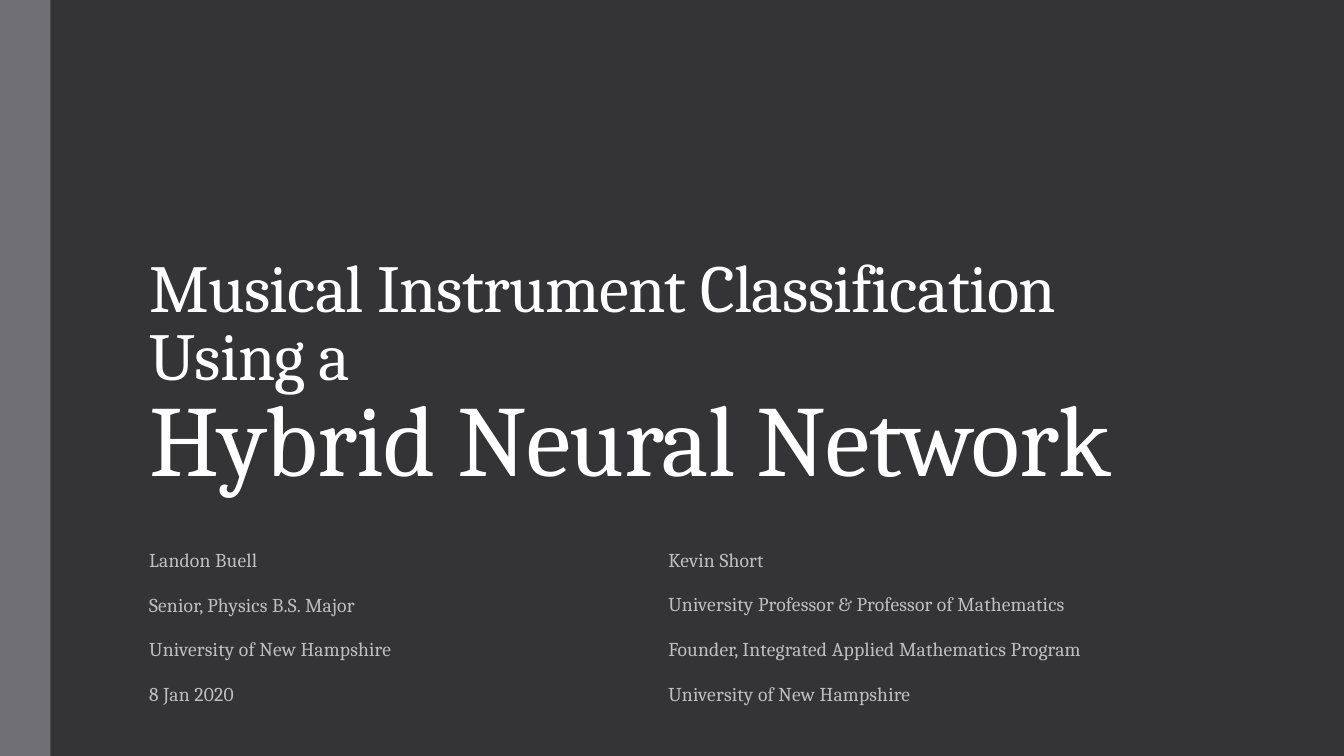
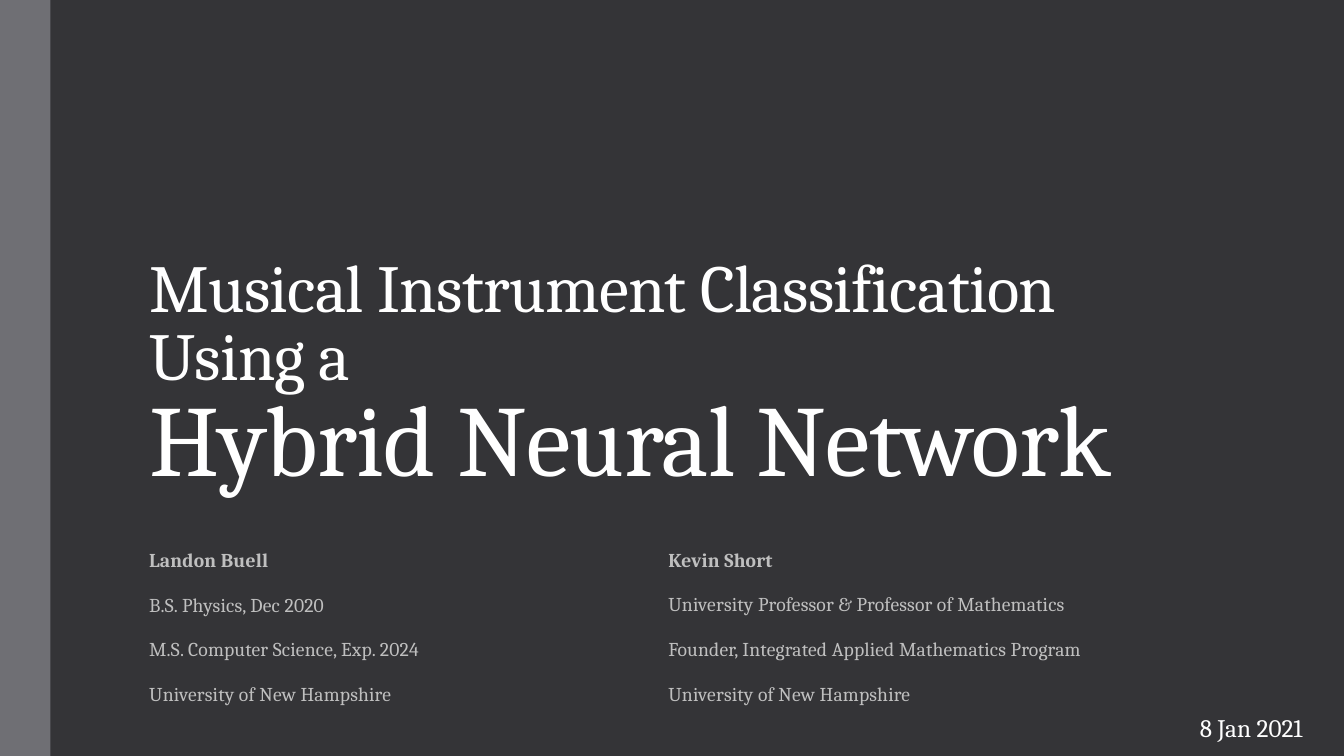
Before and after one commit to landonbuell/Buell-Senior-Thesis, a slide deck: slide 1 of JMMPaper/Musical Instrument Classification Using a Hybrid Neural Network BuellShortv2.pptx. Drawn at 1344x756 pixels with LibreOffice and Linux fonts; fonts in the diff are those of the drawing. Boxes give left, top, right and bottom in pixels: in the first picture for what was removed or moved away, otherwise in the second. Text is boxed around its words. In the diff, an @@ line names an element or a change of style, - is before the commit and + after.

```diff
--- a/JMMPaper/Musical Instrument Classification Using a Hybrid Neural Network BuellShortv2.pptx
+++ b/JMMPaper/Musical Instrument Classification Using a Hybrid Neural Network BuellShortv2.pptx
@@ subtitle at box(149, 553, 268, 567): bold on in "Landon Buell" @@
@@ text at box(668, 553, 772, 567): bold on in "Kevin Short" @@
@@ subtitle at box(149, 598, 419, 660): text changed @@
-Senior, Physics B.S. Major
+B.S. Physics, Dec 2020
+M.S. Computer Science, Exp. 2024
@@ subtitle at box(149, 688, 233, 705): paragraph removed @@
-8 Jan 2020
@@ text added at box(1200, 720, 1303, 742), 18 pt, text #FFFFFF @@
+8 Jan 2021
```
Also in this commit, not shown: 5 other slides changed.
